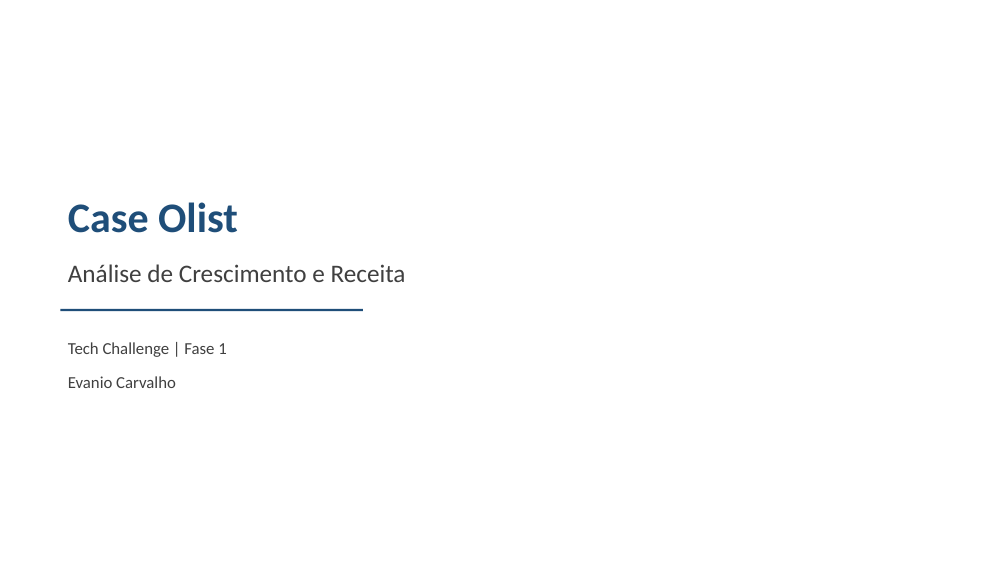
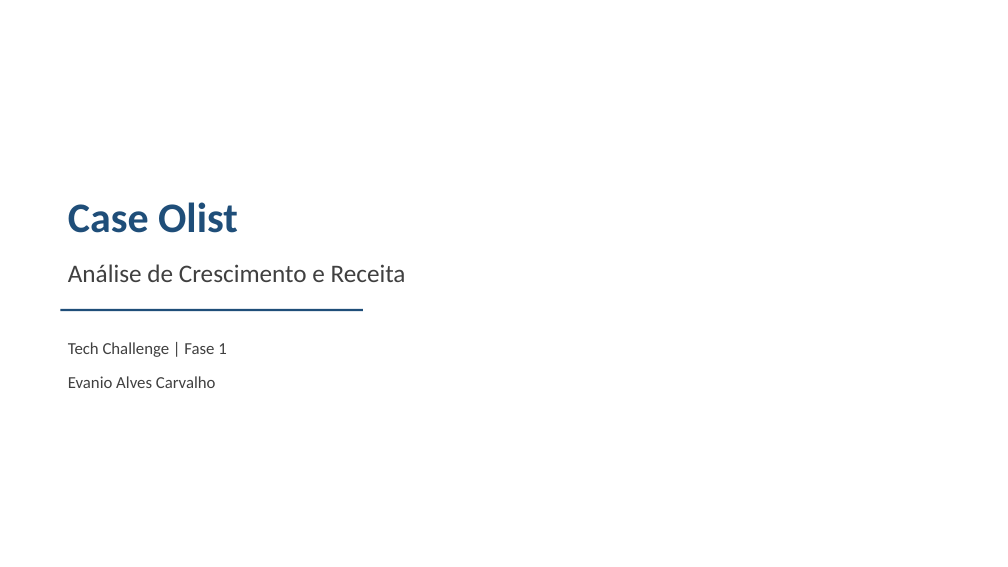
Before and after one commit to evanioac-web/tech-challenge-fase1-olist, a slide deck: slide 1 of relatorios/apresentacao_crescimento_receita.pptx. Drawn at 1008x567 pixels with LibreOffice and Linux fonts; fonts in the diff are those of the drawing. Boxes give left, top, right and bottom in pixels: in the first picture for what was removed or moved away, otherwise in the second. Text is boxed around its words. In the diff, an @@ line names an element or a change of style, - is before the commit and + after.

```diff
--- a/relatorios/apresentacao_crescimento_receita.pptx
+++ b/relatorios/apresentacao_crescimento_receita.pptx
@@ text at <box>68,376,216,388</box>: text changed @@
-Evanio Carvalho
+Evanio Alves Carvalho
```
Also in this commit, not shown: 3 other slides changed, 2 slides added, 3 other files.
